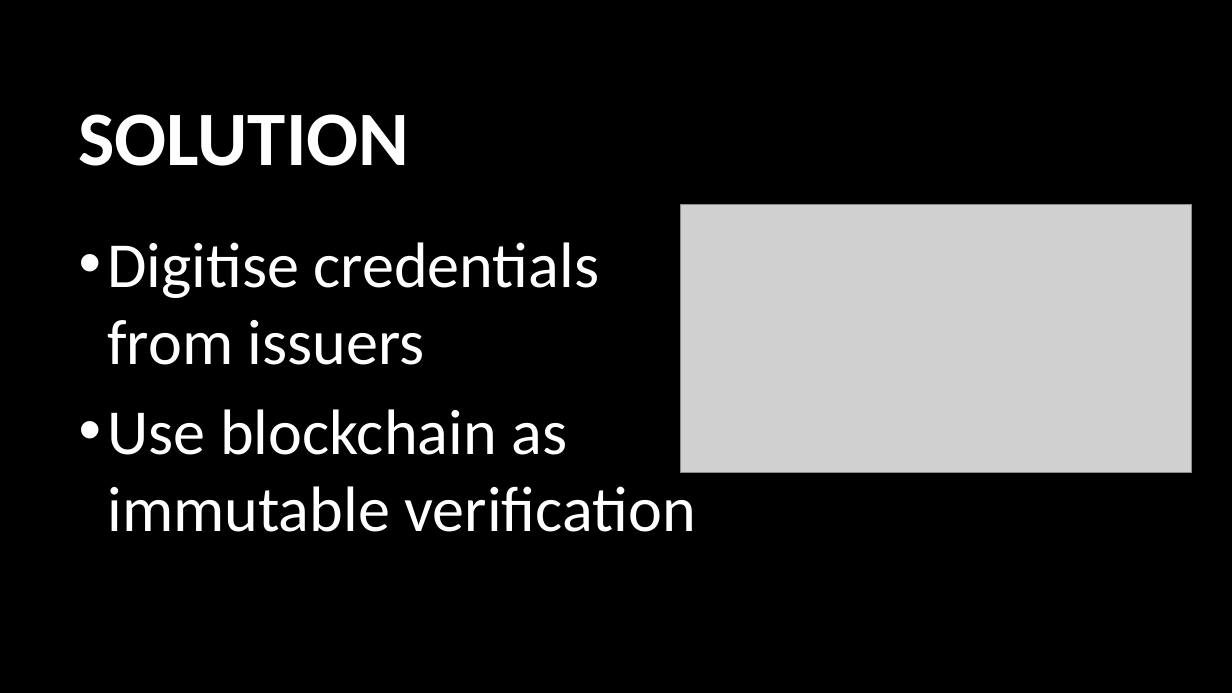
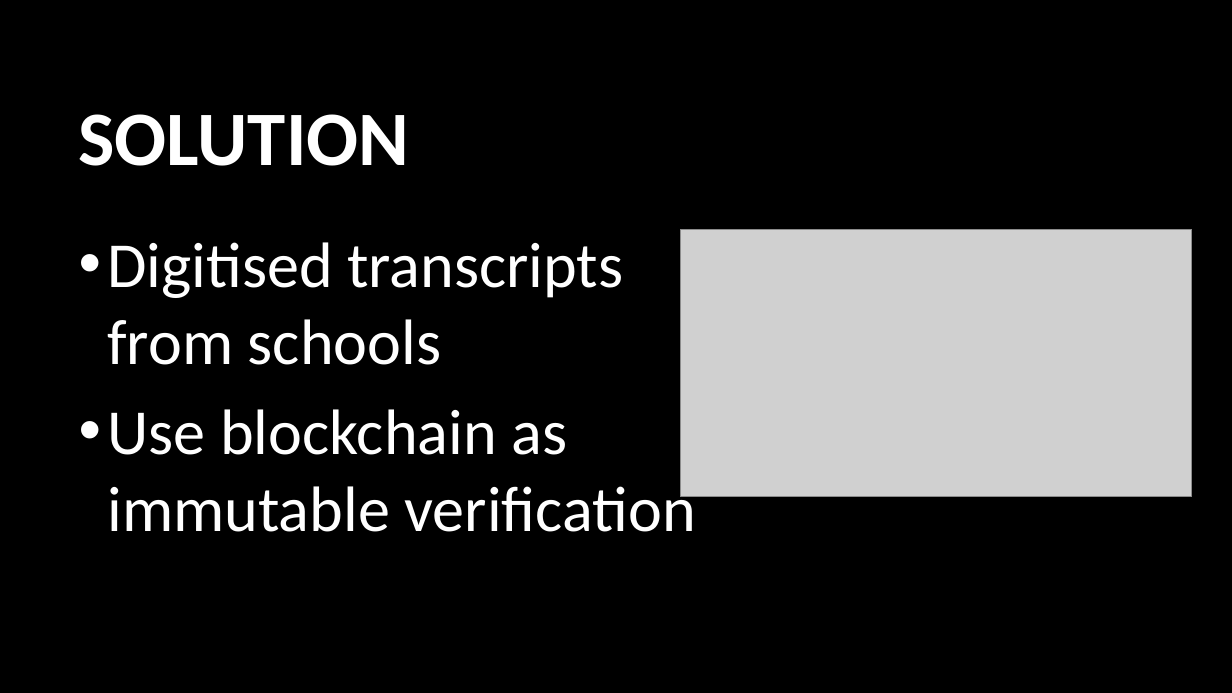
Before and after one commit to usop7/MachoHacks2018, a slide deck: slide 3 of MachoHacks2018.pptx. Drawn at 1232x693 pixels with LibreOffice and Linux fonts; fonts in the diff are those of the drawing; grey boxes stand for pictures; background and template pictures are left out. Boxes give left, top, right and bottom in pixels: in the first picture for what was removed or moved away, otherwise in the second. Text is boxed around its words. In the diff, an @@ line names an element or a change of style, - is before the commit and + after.

```diff
--- a/MachoHacks2018.pptx
+++ b/MachoHacks2018.pptx
@@ picture: place and size @@
-picture at (680, 205, 1192, 473)
+picture at (680, 229, 1192, 497)
@@ text at (107, 242, 623, 365): text changed @@
-• Digitise credentials from issuers
+• Digitised transcripts from schools
```
Also in this commit, not shown: 6 other slides changed, 1 slide added, 2 slides removed.
